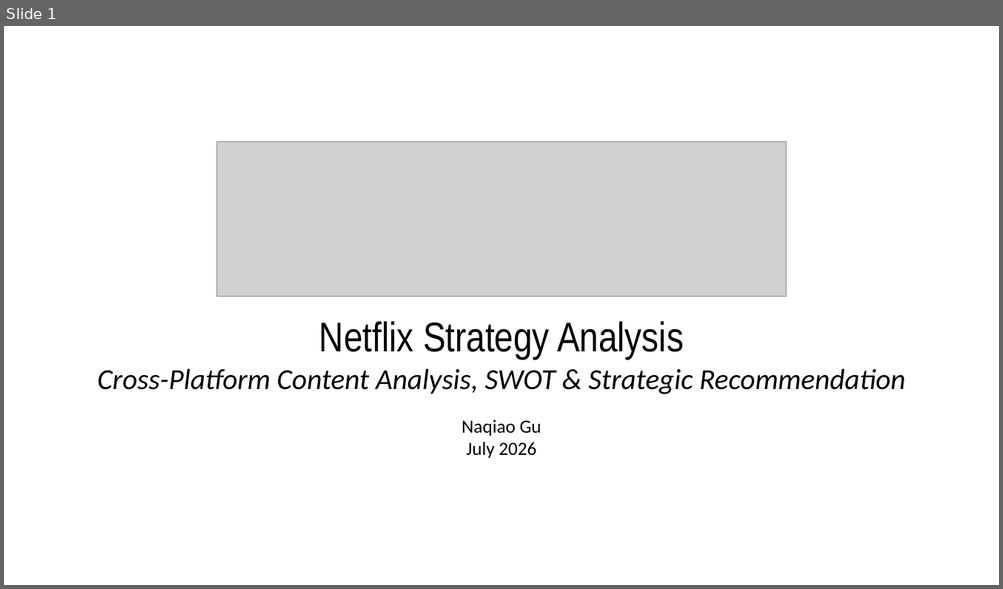
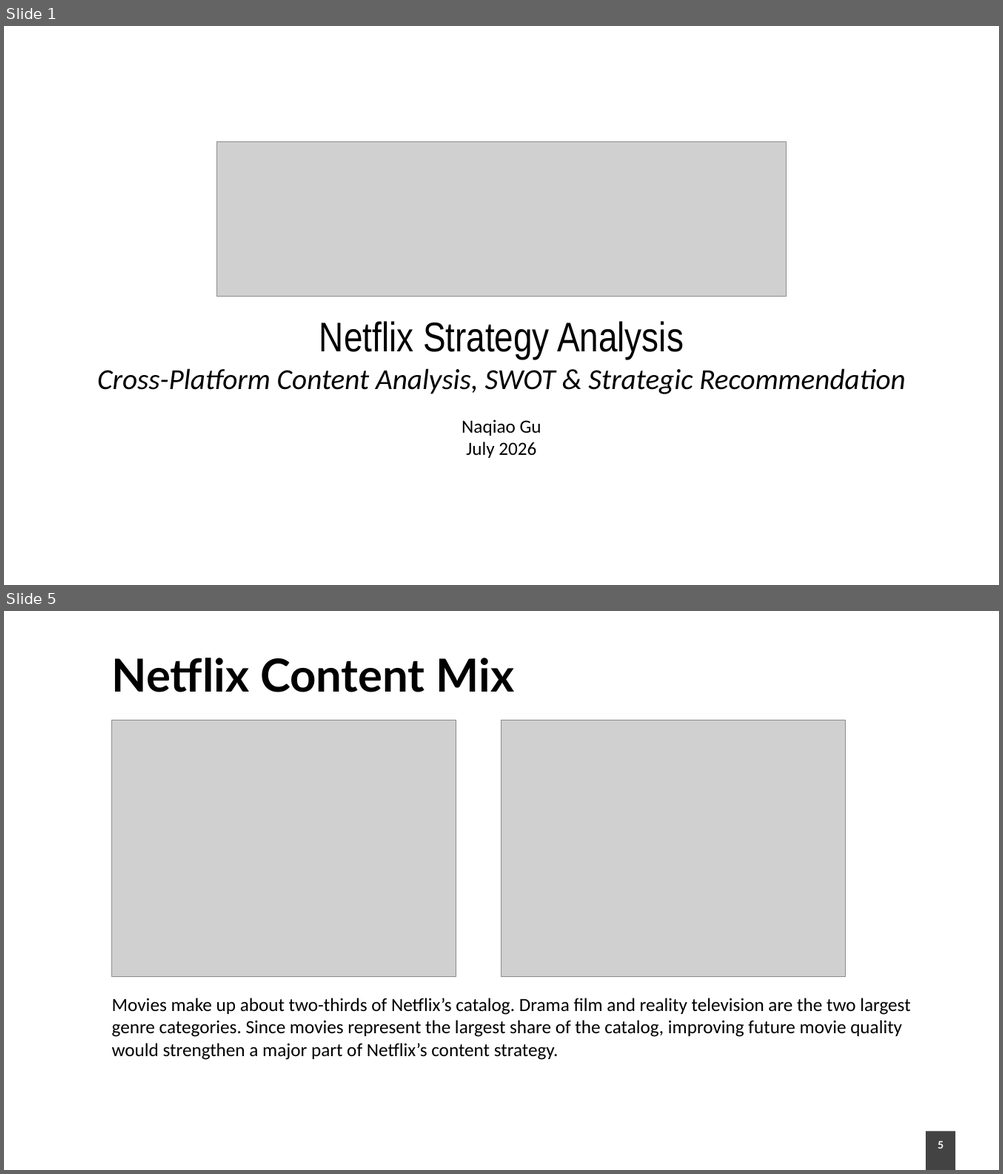
Before and after one commit to irgengu-ai/streaming-bi-svod, a slide deck: presentation/Netflix_Strategy_Analysis.pptx. Shown one above the other, each under a label of ours: slide 1 before the commit, slides 1 and 5 after it; the slides between them are not shown. The pictures are 1003x589 and 1003x1174 pixels, drawn with LibreOffice and Linux fonts; fonts in the diff are those of the drawing; grey boxes stand for pictures; background and template pictures are left out. Boxes give left, top, right and bottom in pixels: in the first picture for what was removed or moved away, otherwise in the second. Text is boxed around its words. In the diff, an @@ line names an element or a change of style, - is before the commit and + after.

```diff
--- a/presentation/Netflix_Strategy_Analysis.pptx
+++ b/presentation/Netflix_Strategy_Analysis.pptx
@@ slide 5 added at [4,611,999,1170], background picture (left out) @@
@@ title added at [112,658,515,692], 44 pt, text #000000, bold @@
+Netflix Content Mix
@@ picture added at [112,721,456,977] @@
@@ picture added at [502,721,845,977] @@
@@ text added at [112,998,910,1060], 18 pt, text #000000 @@
+Movies make up about two-thirds of Netflix’s catalog. Drama film and reality television are the two largest genre categories. Since movies represent the largest share of the catalog, improving future movie quality would strengthen a major part of Netflix’s content strategy.
@@ rectangle added at [925,1132,956,1170], fill #424342 @@
@@ page number added at [937,1142,943,1149], 10 pt, text #FFFFFF, bold @@
+5
```
Also in this commit, not shown: 6 slides changed, 1 other slide added, 1 slide removed.
